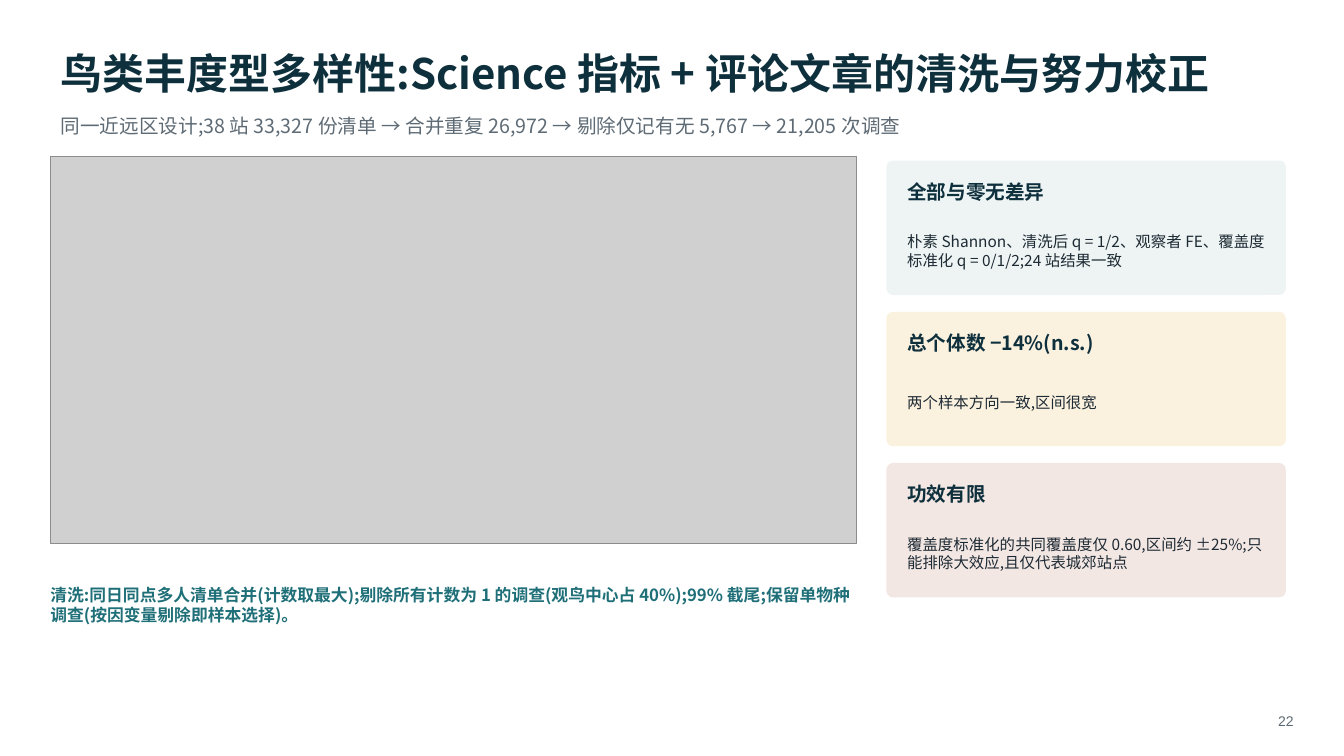
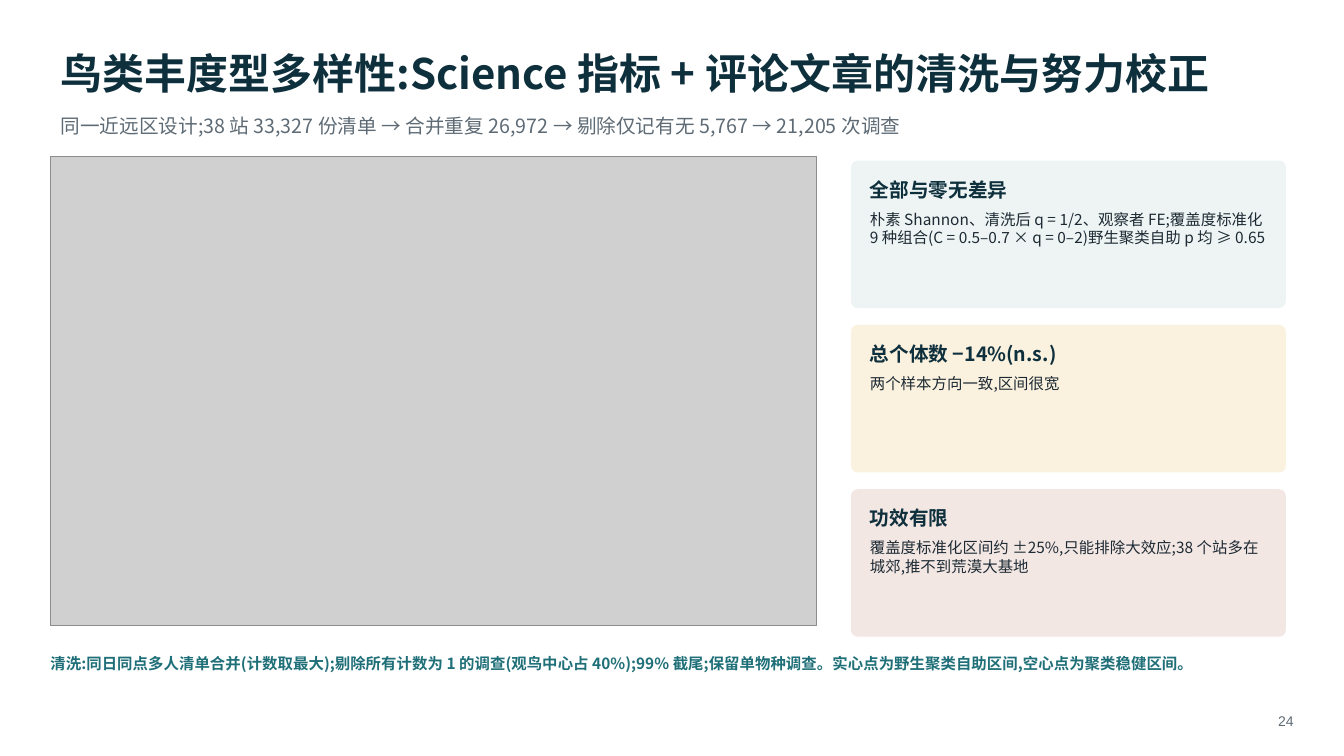
Before and after one commit to dingchenchen6/renewables-biodiversity-rs, a slide deck: slide 24 of RS_Renewables_Biodiversity_Workflow.pptx (slide 22 before the commit). Drawn at 1344x756 pixels with LibreOffice and Linux fonts; fonts in the diff are those of the drawing; grey boxes stand for pictures. Boxes give left, top, right and bottom in pixels: in the first picture for what was removed or moved away, otherwise in the second. Text is boxed around its words. In the diff, an @@ line names an element or a change of style, - is before the commit and + after.

Commit message:
docs: v0.4 page and deck with audit table and corrected statistics
Adds the audit section, embeds Figures 1-5, corrects forest-turbine estimate,
pilot inference (Holm, HonestDiD), exposure CIs and null model, bird WCB results,
occupancy subsample sensitivity, and the study-site denominator (7,109).

```diff
--- a/RS_Renewables_Biodiversity_Workflow.pptx
+++ b/RS_Renewables_Biodiversity_Workflow.pptx
@@ picture: place and size @@
-picture at (50,156,857,543)
+picture at (50,156,817,626)
@@ rounded rectangle: place and size @@
-rounded rectangle at (887,161,1286,294)
+rounded rectangle at (852,161,1286,308)
@@ text "全部与零无差异": place and size @@
-text "全部与零无差异" at (907,182,1044,201)
+text "全部与零无差异" at (870,180,1008,199)
@@ text at (870,212,1265,247): text changed @@
-朴素 Shannon、清洗后 q = 1/2、观察者 FE、覆盖度标准化 q = 0/1/2;24 站结果一致
+朴素 Shannon、清洗后 q = 1/2、观察者 FE;覆盖度标准化 9 种组合(C = 0.5–0.7 × q = 0–2)野生聚类自助 p 均 ≥ 0.65
@@ rounded rectangle: place and size @@
-rounded rectangle at (887,313,1286,446)
+rounded rectangle at (852,326,1286,472)
@@ text "总个体数 −14%(n.s.)": place and size @@
-text "总个体数 −14%(n.s.)" at (907,333,1094,354)
+text "总个体数 −14%(n.s.)" at (870,344,1057,365)
@@ text "两个样本方向一致,区间很宽": place and size @@
-text "两个样本方向一致,区间很宽" at (907,395,1097,411)
+text "两个样本方向一致,区间很宽" at (870,376,1060,392)
@@ proportions changed in 3 elements at (852,161,1286,308), (852,326,1286,472), (852,490,1286,636) @@
@@ rounded rectangle: place and size @@
-rounded rectangle at (887,464,1286,597)
+rounded rectangle at (852,490,1286,636)
@@ text "功效有限": place and size @@
-text "功效有限" at (907,484,985,503)
+text "功效有限" at (870,508,948,527)
@@ vertical alignment middle to top in 3 elements at (870,376,1060,392), (870,212,1265,247), (870,540,1259,575) @@
@@ text at (870,540,1259,575): text changed @@
-覆盖度标准化的共同覆盖度仅 0.60,区间约 ±25%;只能排除大效应,且仅代表城郊站点
+覆盖度标准化区间约 ±25%,只能排除大效应;38 个站多在城郊,推不到荒漠大基地
@@ text at (50,656,1193,672): text changed; size 12 to 11 pt @@
-清洗:同日同点多人清单合并(计数取最大);剔除所有计数为 1 的调查(观鸟中心占 40%);99% 截尾;保留单物种调查(按因变量剔除即样本选择)。
+清洗:同日同点多人清单合并(计数取最大);剔除所有计数为 1 的调查(观鸟中心占 40%);99% 截尾;保留单物种调查。实心点为野生聚类自助区间,空心点为聚类稳健区间。
@@ text at (1278,716,1294,726): text changed @@
-22
+24
```
Also in this commit, not shown: 9 other slides changed, 3 slides added, 1 slide removed, 4 other files.
